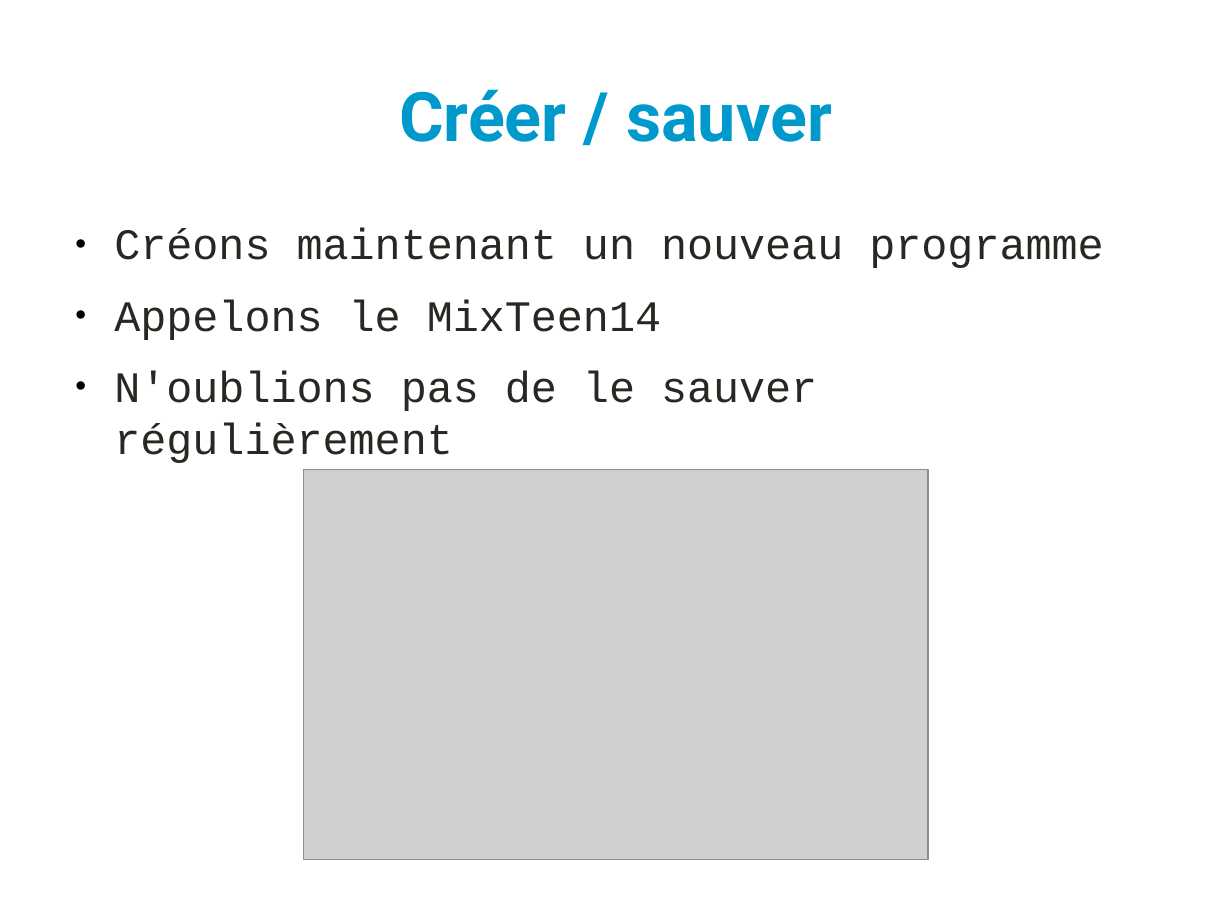
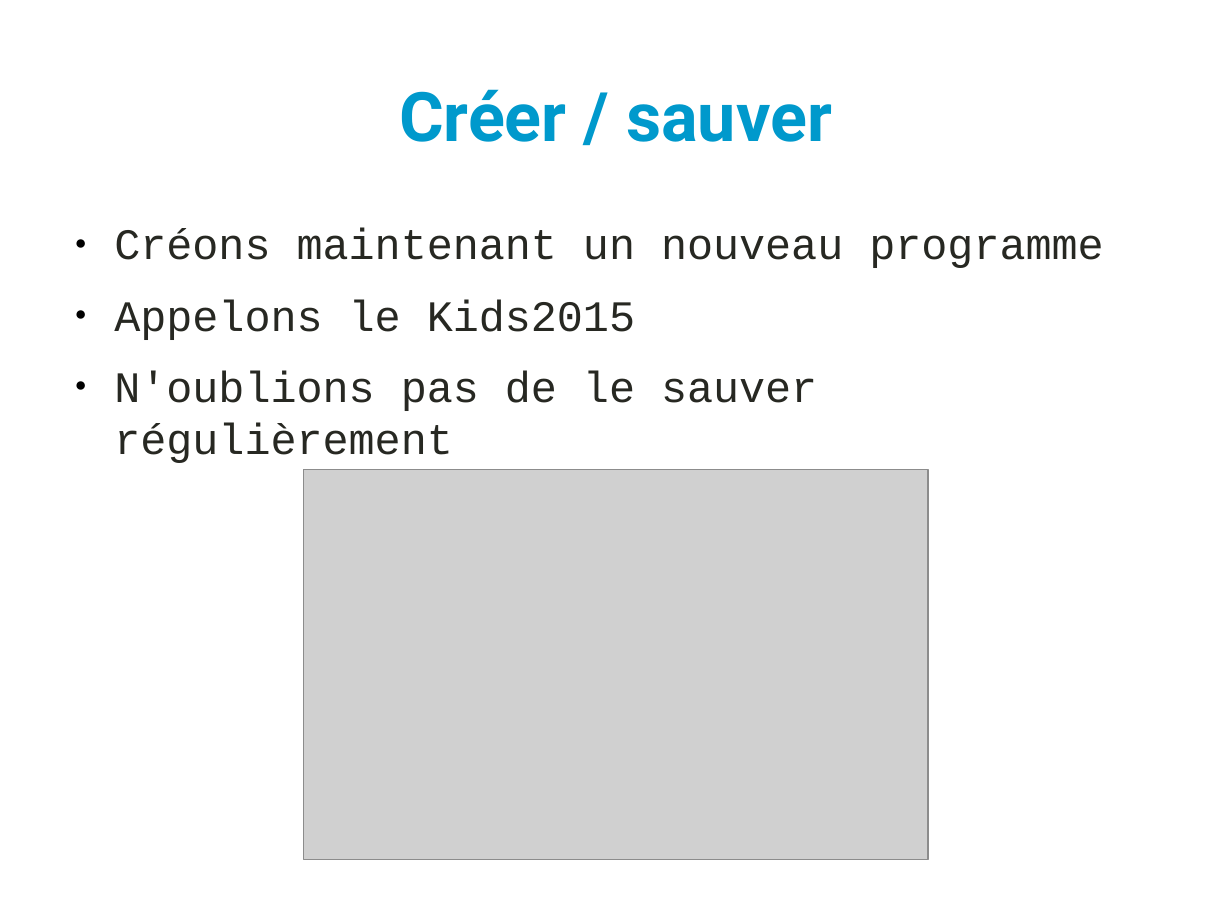
Before and after one commit to YannCaron/Devoxx4Kids-2015, a slide deck: slide 13 of Presentation.odp. Drawn at 1232x924 pixels with LibreOffice and Linux fonts; fonts in the diff are those of the drawing; grey boxes stand for pictures. Boxes give left, top, right and bottom in pixels: in the first picture for what was removed or moved away, otherwise in the second. Text is boxed around its words. In the diff, an @@ line names an element or a change of style, - is before the commit and + after.

```diff
--- a/Presentation.odp
+++ b/Presentation.odp
@@ text at [114,299,635,340]: text changed @@
-● Appelons le MixTeen14
+● Appelons le Kids2015
```
Also in this commit, not shown: 4 other slides changed.
